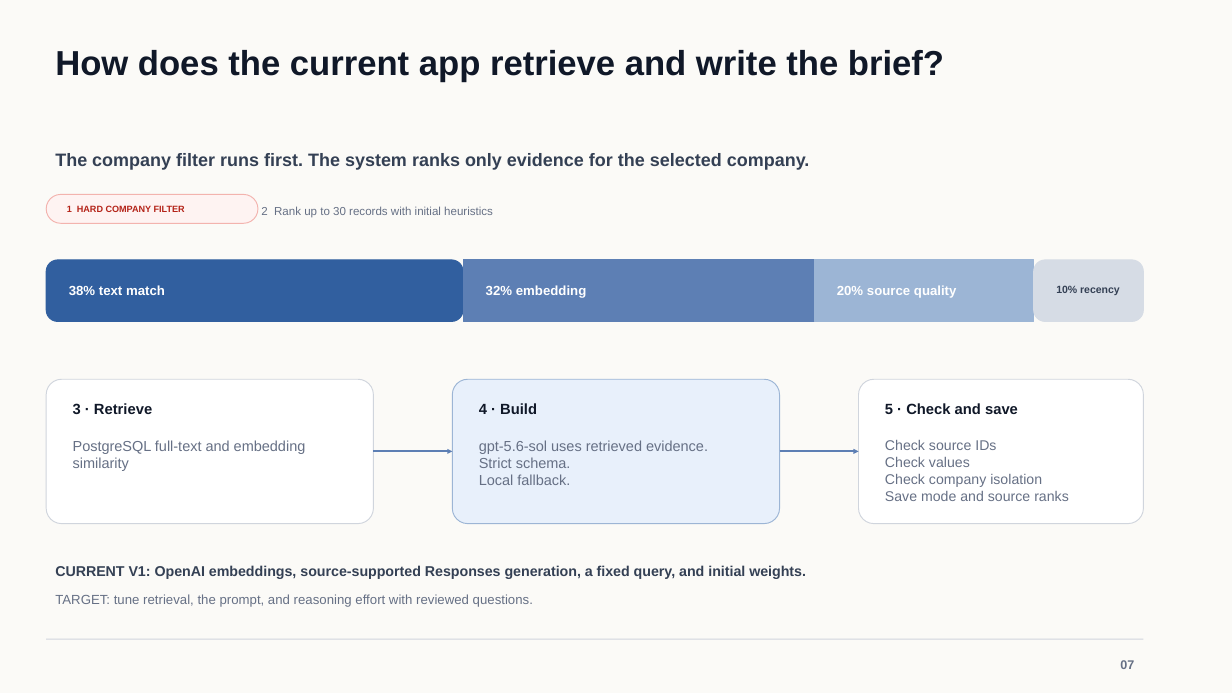
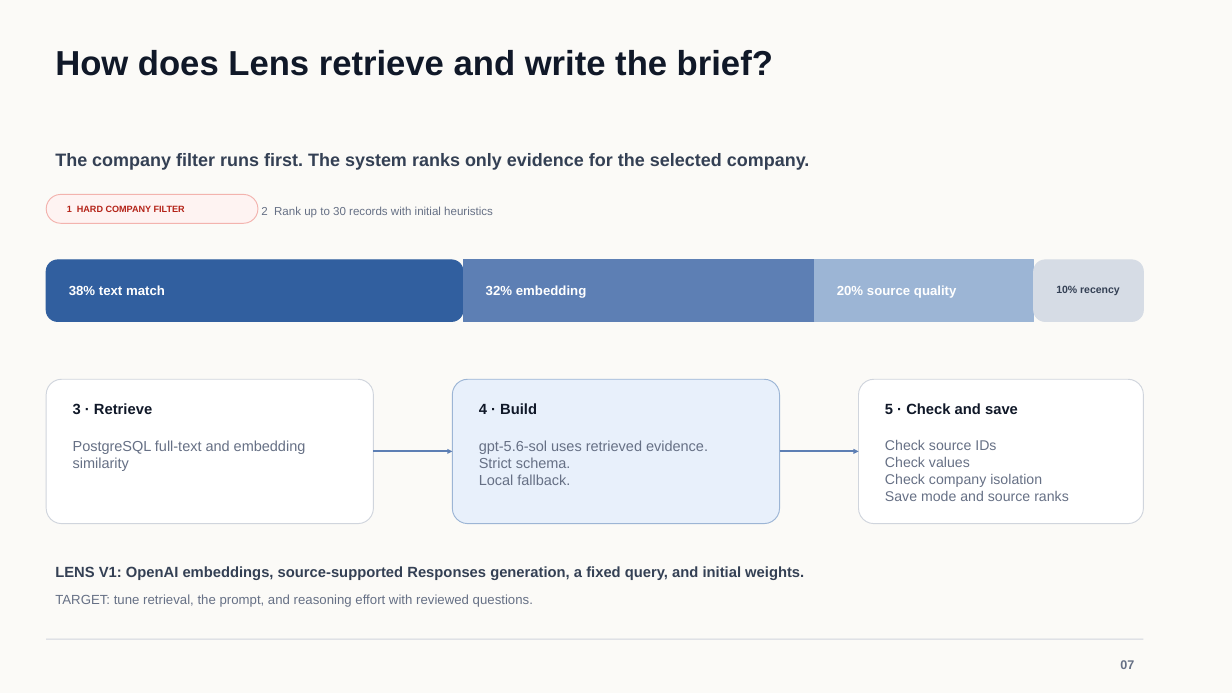
Before and after one commit to osuthorpe/LENS-POC, a slide deck: slide 7 of docs/AVIC-Portfolio-Intelligence-Brief.pptx. Drawn at 1232x693 pixels with LibreOffice and Linux fonts; fonts in the diff are those of the drawing. Boxes give left, top, right and bottom in pixels: in the first picture for what was removed or moved away, otherwise in the second. Text is boxed around its words. In the diff, an @@ line names an element or a change of style, - is before the commit and + after.

Commit message:
Name the product Lens in the deck

```diff
--- a/docs/AVIC-Portfolio-Intelligence-Brief.pptx
+++ b/docs/AVIC-Portfolio-Intelligence-Brief.pptx
@@ text at [55, 50, 773, 76]: text changed @@
-How does the current app retrieve and write the brief?
+How does Lens retrieve and write the brief?
@@ text at [55, 566, 804, 580]: text changed; size 11.1 to 11.5 pt @@
-CURRENT V1: OpenAI embeddings, source-supported Responses generation, a fixed query, and initial weights.
+LENS V1: OpenAI embeddings, source-supported Responses generation, a fixed query, and initial weights.
```
Also in this commit, not shown: 8 other slides changed.
